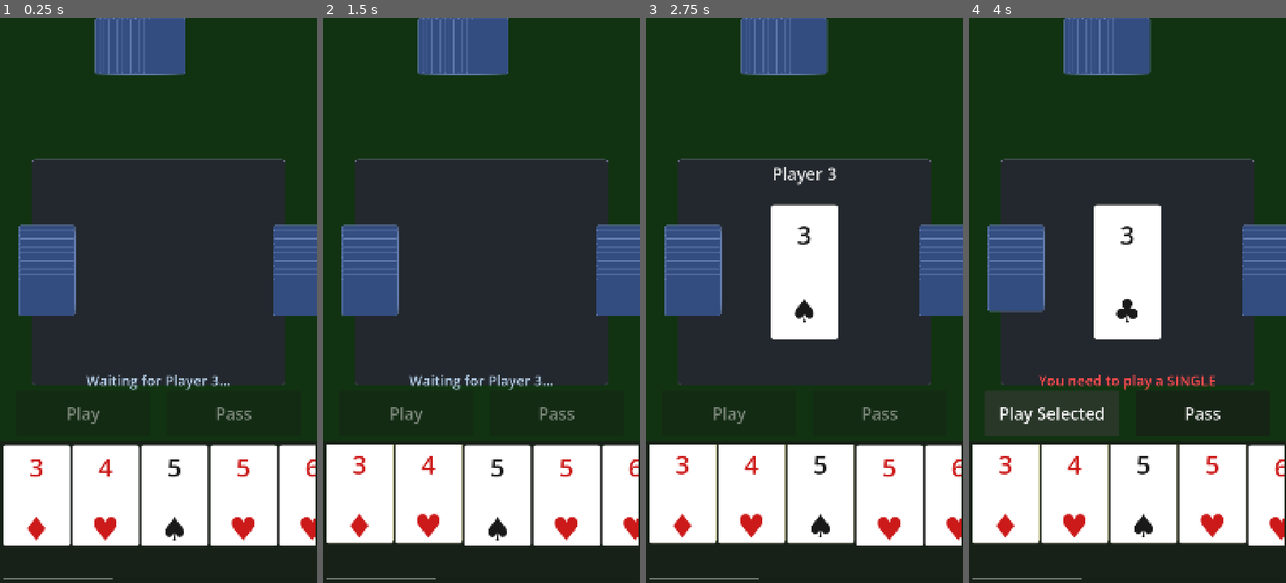
Above: before the commit, frames 1-4 (left to right).
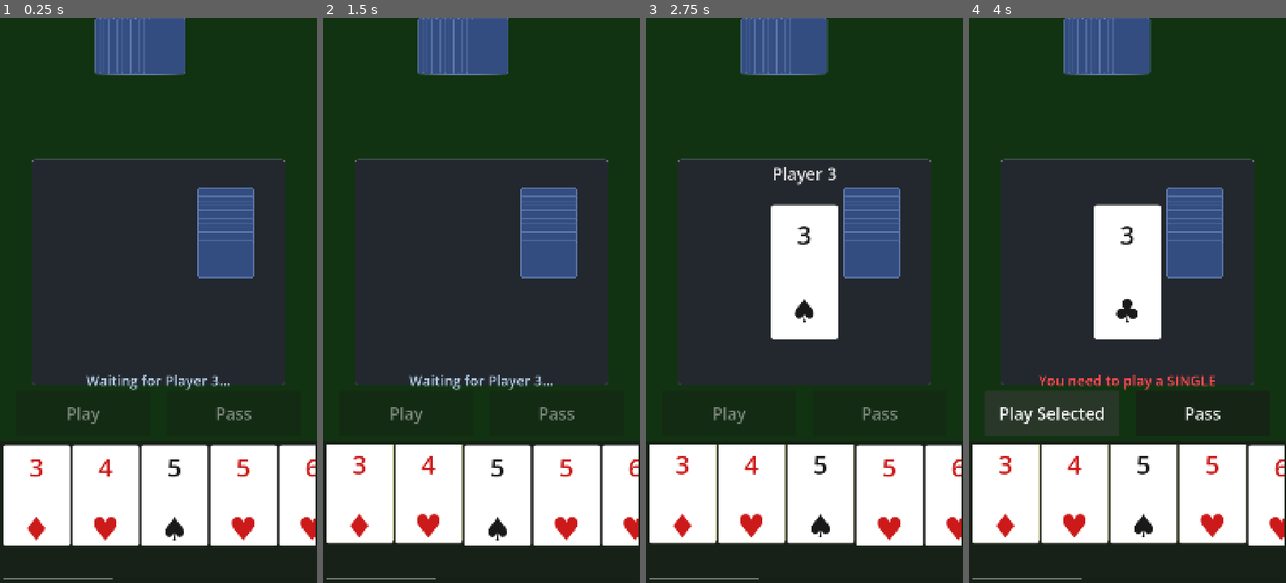
Above: after the commit, the same moments.

Repository: binhrobles/thirteen
Game: Godot game, scene res://scenes/main.tscn
Two runs of this game, one before a commit and one after it. Both use one fixed random seed, a clock stepped at 60 frames per second and the inputs below.
Inputs (mouse positions are in pixels of both pictures, inside the frame that each line leads up to):
- Up to frame 1 (0.25 s): no input
- Up to frame 2 (1.5 s): tap Enter at 0.5 s; move the mouse to (361, 498) at 0.52 s; click (361, 498) at 0.67 s; tap Space at 1.25 s; move the mouse to (427, 498) at 1.27 s; click (427, 498) at 1.42 s
- Up to frame 3 (2.75 s): tap Enter at 2 s; move the mouse to (820, 498) at 2.02 s; click (820, 498) at 2.17 s
- Up to frame 4 (4 s): tap Space at 2.75 s; move the mouse to (1213, 498) at 2.77 s; click (1213, 498) at 2.92 s; click "Play Selected" at 3.5 s

The runs differ from the first frame. In frame 1, 8.1% of the frame differs, in the area x 5-100%, y 30-53%; in frame 2, 8.1%; in frame 3, 8.1%; in frame 4, 8.0%.

Commit message:
Fix left side card positioning for flush alignment
Use default rotation pivot (top-left) for cleaner positioning logic.
Left cards now positioned at x=0 to be flush with left viewport edge.

Co-Authored-By: Claude Sonnet 4.5 <noreply@anthropic.com>

Diff:
--- a/scripts/opponent_hand.gd
+++ b/scripts/opponent_hand.gd
@@ -142,21 +142,20 @@
 		else:
 			# Vertical layout (left/right) - rotate 90 degrees
 			card_back.rotation_degrees = 90
-			card_back.pivot_offset = Vector2(card_width / 2, card_height / 2)
 
-			# After rotation, visual width = card_height, visual height = card_width
-			# Position to align properly in container
-			var x_pos: float
-			var y_pos: float = i * overlap + card_height / 2
+			# Control nodes rotate around top-left (0,0) by default
+			# After 90° clockwise rotation: width becomes height visually
+			var y_pos: float = i * overlap
 
 			if position_mode == Position.RIGHT:
 				# Align to right edge of container
-				x_pos = size.x - card_height / 2
+				# After rotation, card extends card_height to the right from position
+				var x_pos: float = size.x - card_height
+				card_back.position = Vector2(x_pos, y_pos)
 			else:  # Position.LEFT
-				# Align to left edge of container
-				x_pos = card_height / 2
-
-			card_back.position = Vector2(x_pos, y_pos)
+				# Align to left edge of container (flush with left)
+				# Position at (0, y) and card extends to the right
+				card_back.position = Vector2(0, y_pos)
 
 		card_backs.append(card_back)
 
